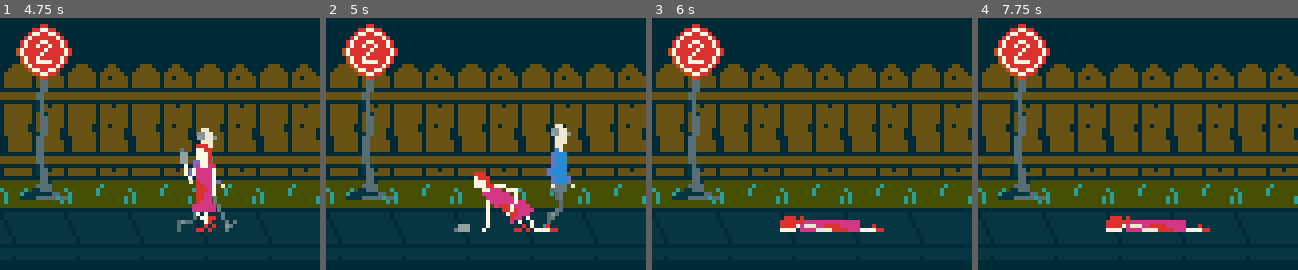
Above: before the commit, frames 1-4 (left to right).
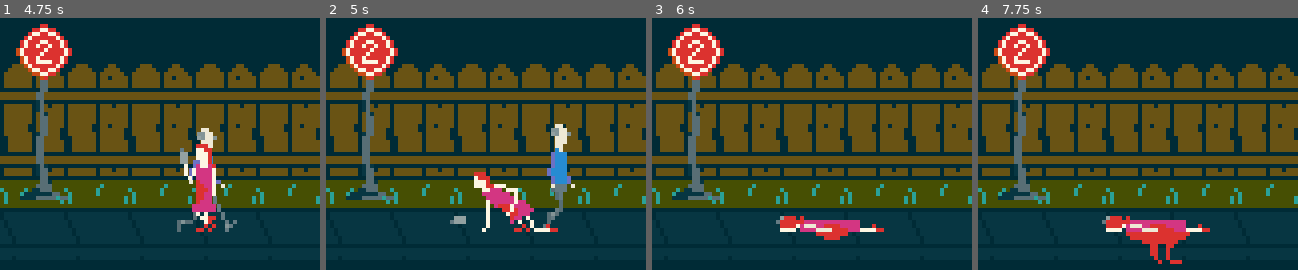
Above: after the commit, the same moments.

Repository: CloneDeath/StabbyStabby
Game: Godot game, scene res://Main.tscn
Two runs of this game, one before a commit and one after it. Both use one fixed random seed, a clock stepped at 60 frames per second and the inputs below.
Inputs:
- Up to frame 1 (4.75 s): no input
- Up to frame 2 (5 s): no input
- Up to frame 3 (6 s): no input
- Up to frame 4 (7.75 s): no input

Frame 1 is identical in both runs. In frame 2, 0.3% of the frame differs, in the area x 38-45%, y 78-85%; in frame 3, 0.3%; in frame 4, 1.1%, in the area x 38-67%, y 78-98%.

Commit message:
Added and animated blood

Diff:
--- a/Main.tscn
+++ b/Main.tscn
@@ -1,10 +1,11 @@
-[gd_scene load_steps=9 format=2]
+[gd_scene load_steps=10 format=2]
 
 [ext_resource path="res://Background/Sidewalk.png" type="Texture" id=1]
 [ext_resource path="res://Background/Fence.png" type="Texture" id=2]
 [ext_resource path="res://Background/Stopsign.png" type="Texture" id=3]
 [ext_resource path="res://Man/Man.png" type="Texture" id=4]
 [ext_resource path="res://Woman/Woman.png" type="Texture" id=5]
+[ext_resource path="res://Woman/Blood.png" type="Texture" id=6]
 
 [sub_resource type="TileSet" id=1]
 0/name = "Sidewalk.png 0"
@@ -96,7 +97,7 @@
 "times": PoolRealArray( 0, 2.7, 4.8, 8 ),
 "transitions": PoolRealArray( 1, 0, 0, 1 ),
 "update": 0,
-"values": [ Vector2( 87, 46 ), Vector2( 51, 46 ), Vector2( 46, 46 ), Vector2( 51, 46 ) ]
+"values": [ Vector2( 87, 46 ), Vector2( 51, 46 ), Vector2( 46, 46 ), Vector2( 46, 46 ) ]
 }
 tracks/2/type = "value"
 tracks/2/path = NodePath("Man:frame")
@@ -122,6 +123,18 @@
 "update": 1,
 "values": [ 1, 2, 3, 4, 5, 6, 7, 8, 1, 2, 3, 4, 5, 6, 9, 10, 11, 12 ]
 }
+tracks/4/type = "value"
+tracks/4/path = NodePath("Woman/Blood:frame")
+tracks/4/interp = 1
+tracks/4/loop_wrap = true
+tracks/4/imported = false
+tracks/4/enabled = true
+tracks/4/keys = {
+"times": PoolRealArray( 0, 6, 6.4, 6.8, 7.2, 7.6 ),
+"transitions": PoolRealArray( 1, 1, 1, 1, 1, 1 ),
+"update": 1,
+"values": [ 0, 1, 2, 3, 4, 5 ]
+}
 
 [node name="Main" type="Node2D"]
 
@@ -145,16 +158,22 @@
 texture = ExtResource( 3 )
 
 [node name="Man" type="Sprite" parent="."]
-position = Vector2( 72.6667, 46 )
+position = Vector2( 87, 46 )
 texture = ExtResource( 4 )
 hframes = 19
-frame = 3
+frame = 7
 
 [node name="Woman" type="Sprite" parent="."]
 position = Vector2( 46, 46 )
 texture = ExtResource( 5 )
 hframes = 13
-frame = 11
+frame = 12
+
+[node name="Blood" type="Sprite" parent="Woman"]
+position = Vector2( -1, 17 )
+texture = ExtResource( 6 )
+hframes = 6
+frame = 4
 
 [node name="AnimationPlayer" type="AnimationPlayer" parent="."]
 autoplay = "init"
Binary file added: Woman/Blood.aseprite
Binary file added: Woman/Blood.png
Not shown, added: Woman/Blood.png.import
Binary file changed: Woman/Woman.aseprite
Binary file changed: Woman/Woman.png
